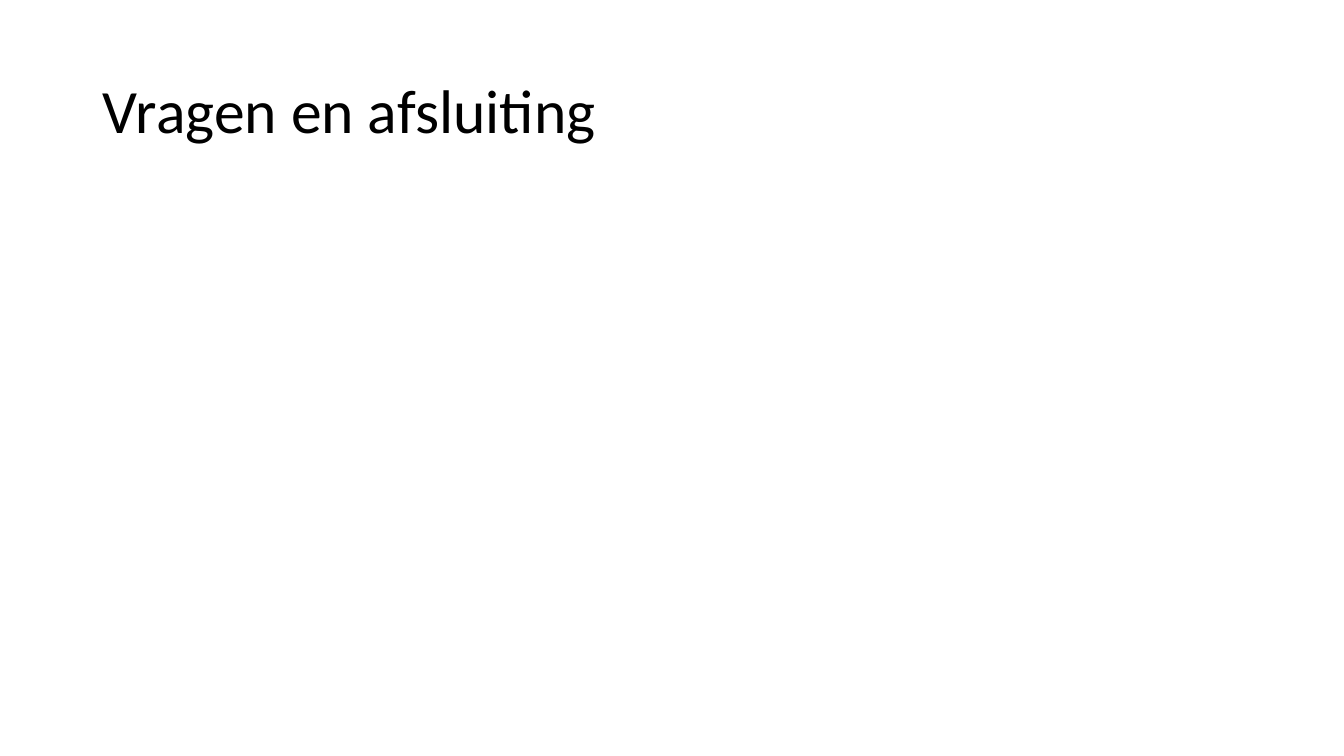
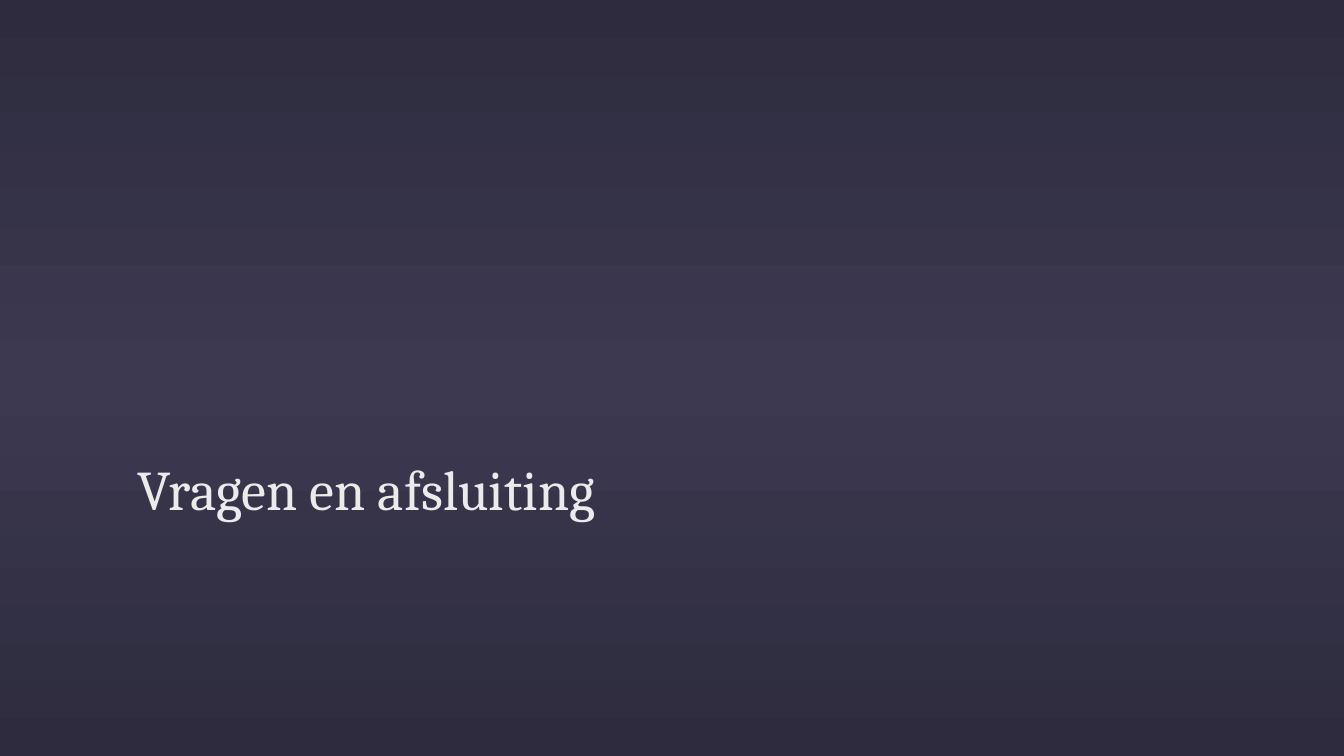
Before and after one commit to marc0tjevp/Hawaii-Alarm-System, a slide deck: slide 6 of doc/Presentatie.odp. Drawn at 1344x756 pixels with LibreOffice and Linux fonts; fonts in the diff are those of the drawing. Boxes give left, top, right and bottom in pixels: in the first picture for what was removed or moved away, otherwise in the second. Text is boxed around its words. In the diff, an @@ line names an element or a change of style, - is before the commit and + after.

```diff
--- a/doc/Presentatie.odp
+++ b/doc/Presentatie.odp
@@ background #FFFFFF to gradient #2D2B3D to #3C3951 @@
@@ title "Vragen en afsluiting": place and size @@
-title "Vragen en afsluiting" at [102, 90, 595, 144]
+title "Vragen en afsluiting" at [137, 470, 595, 523]
@@ title "Vragen en afsluiting" at [137, 470, 595, 523]: size 44 to 40 pt, font Calibri to Cambria, text colour #000000 to #EBEBEB; line spacing 0.9 to 1; vertical alignment middle to bottom @@
```
Also in this commit, not shown: 5 other slides changed.
